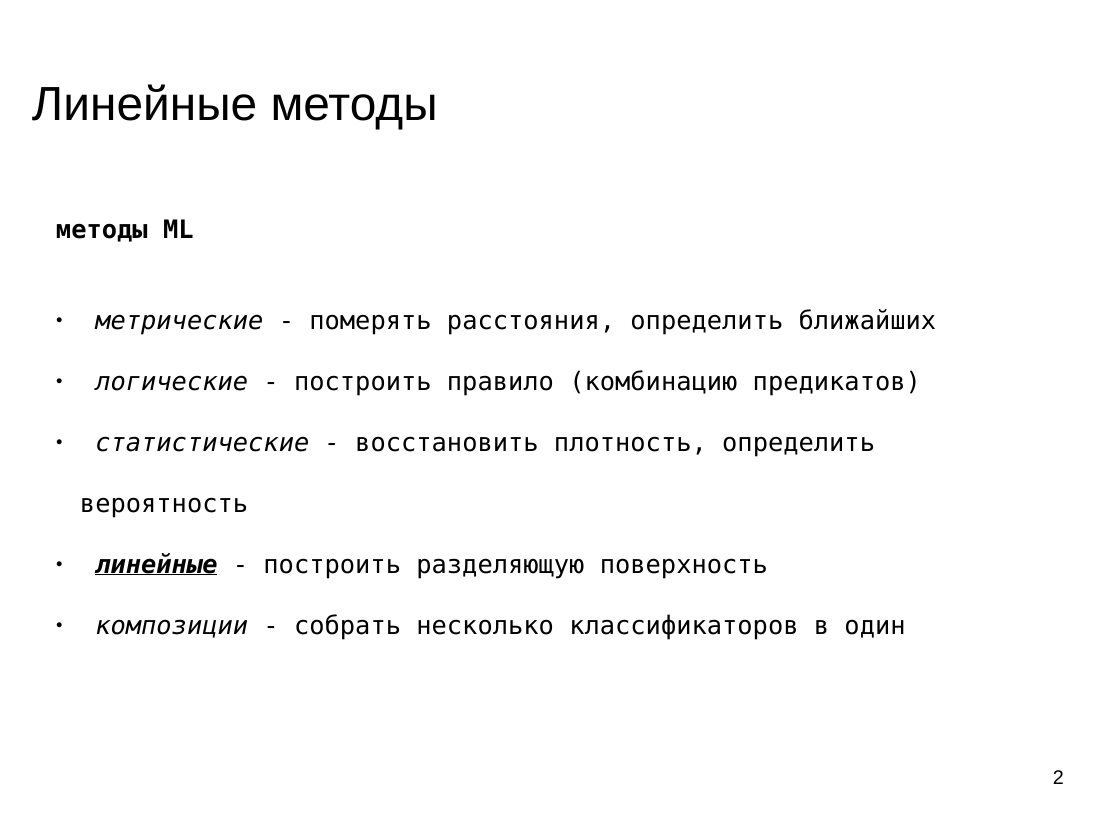
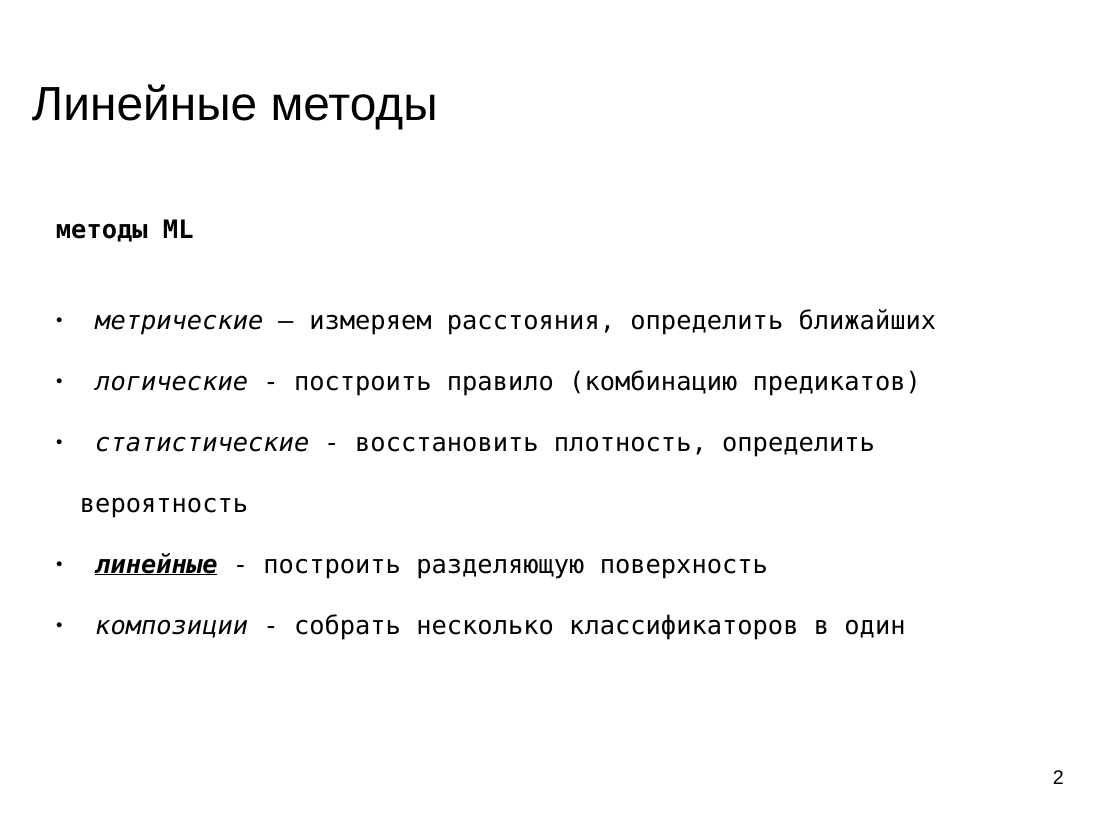
Before and after one commit to mechanoid5/ml_lectorium_2023_I, a slide deck: slide 2 of 12-linear.odp. Drawn at 1120x840 pixels with LibreOffice and Linux fonts; fonts in the diff are those of the drawing; background and template pictures are left out. Boxes give left, top, right and bottom in pixels: in the first picture for what was removed or moved away, otherwise in the second. Text is boxed around its words. In the diff, an @@ line names an element or a change of style, - is before the commit and + after.

```diff
--- a/12-linear.odp
+++ b/12-linear.odp
@@ text at (95, 309, 937, 335): text changed @@
-● метрические - померять расстояния, определить ближайших
+● метрические — измеряем расстояния, определить ближайших
```
Also in this commit, not shown: 24 other files.
